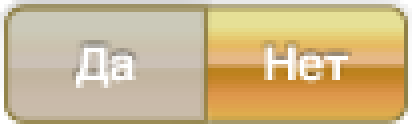
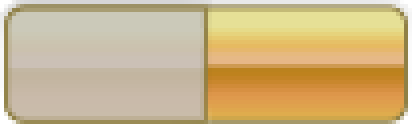
Layered file, before and after one edit (412x128). Changes by layer:
hid "Да" over [76,44,136,88]
hid "Нет" over [264,44,348,84]
